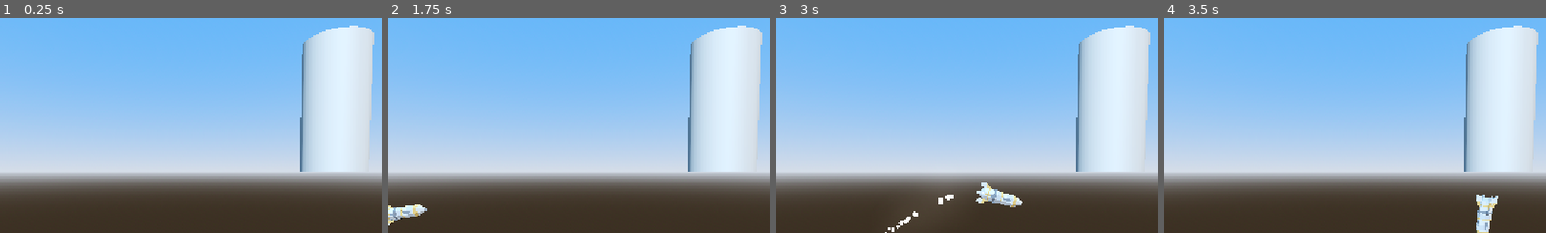
Above: before the commit, frames 1-4 (left to right).
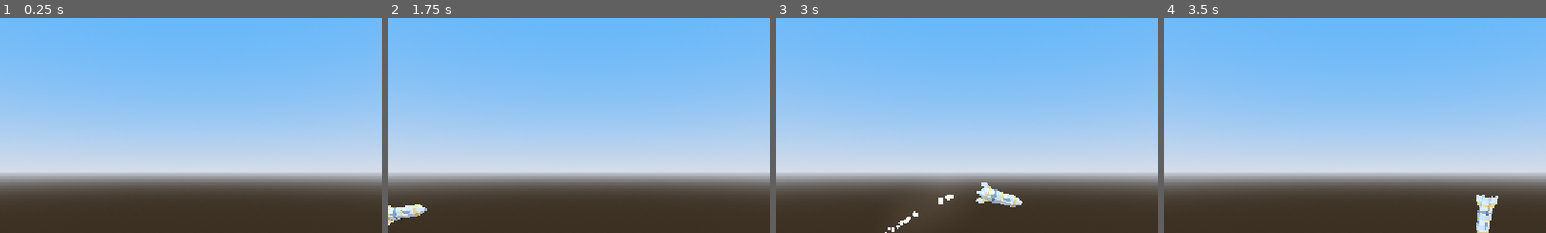
Above: after the commit, the same moments.

Repository: CharlExMachina/godot-3d-project-boost
Game: Godot game, scene res://level/level.tscn
Two runs of this game, one before a commit and one after it. Both use one fixed random seed, a clock stepped at 60 frames per second and the inputs below.
Inputs:
- Up to frame 1 (0.25 s): no input
- Up to frame 2 (1.75 s): tap Enter at 0.5 s; hold D (rotate_right) 0.53-1.28 s; hold Space (boost) 0.53-1.28 s; hold A (rotate_left) from 1.28 s (still down); tap Space (boost) at 1.35 s
- Up to frame 3 (3 s): release A (rotate_left) at 2.03 s; hold Space (boost) 2.03-2.78 s; hold D (rotate_right) from 2.03 s (still down); tap Space (boost) at 2.85 s
- Up to frame 4 (3.5 s): keep holding D (rotate_right)
The pictures show only the part of the screen within x 24-74%, y 10-60%; the shares and areas given below are measured in that part.

The runs differ from the first frame. In frame 1, 10% of the frame differs, in the area x 78-98%, y 3-72%; in frame 2, 10%; in frame 3, 10%; in frame 4, 10%, in the area x 78-98%, y 3-84%.

Commit message:
Add terrain assets

Diff:
--- a/level/level.tscn
+++ b/level/level.tscn
@@ -25,10 +25,6 @@
 
 [sub_resource type="StandardMaterial3D" id="StandardMaterial3D_5xgho"]
 albedo_color = Color(0.314692, 0.0898623, 0.030847, 1)
-
-[sub_resource type="CylinderMesh" id="CylinderMesh_5gx2l"]
-
-[sub_resource type="CylinderShape3D" id="CylinderShape3D_5gx2l"]
 
 [node name="Level" type="Node3D"]
 
@@ -64,12 +60,3 @@
 
 [node name="Player" parent="." instance=ExtResource("1_u52ul")]
 transform = Transform3D(1, 0, 0, 0, 1, 0, 0, 0, 1, -12.8796, 1.5, 0)
-
-[node name="MeshInstance3D" type="MeshInstance3D" parent="." groups=["Hazard"]]
-transform = Transform3D(2.73712, 0, 0, 0, 2.73712, 0, 0, 0, 2.73712, 5.76768, 10.1271, 0)
-mesh = SubResource("CylinderMesh_5gx2l")
-
-[node name="StaticBody3D" type="StaticBody3D" parent="MeshInstance3D" groups=["Hazard"]]
-
-[node name="CollisionShape3D" type="CollisionShape3D" parent="MeshInstance3D/StaticBody3D"]
-shape = SubResource("CylinderShape3D_5gx2l")
--- a/ship_black_material.tres
+++ /dev/null
@@ -1,4 +0,0 @@
-[gd_resource type="StandardMaterial3D" format=3 uid="uid://betgcjhvvvey"]
-
-[resource]
-albedo_color = Color(0.309043, 0.309043, 0.309043, 1)
--- a/ship_orange_material.tres
+++ /dev/null
@@ -1,4 +0,0 @@
-[gd_resource type="StandardMaterial3D" format=3 uid="uid://dl5m4ph82uplw"]
-
-[resource]
-albedo_color = Color(0.597174, 0.516159, 0.179708, 1)
--- a/ship_red_material.tres
+++ /dev/null
@@ -1,4 +0,0 @@
-[gd_resource type="StandardMaterial3D" format=3 uid="uid://bnubiwtkpn3vv"]
-
-[resource]
-albedo_color = Color(0.698867, 0.339834, 0.294627, 1)
--- a/ship_white_material.tres
+++ /dev/null
@@ -1,4 +0,0 @@
-[gd_resource type="StandardMaterial3D" format=3 uid="uid://datungp0vjhug"]
-
-[resource]
-albedo_color = Color(0.727115, 0.727115, 0.727115, 1)
Not shown: 1 places in level/level.tscn that only renumber resources
Binary file added: level/models/terrain/terrain.glb
Not shown, added: level/models/terrain/terrain.glb.import
Binary file added: level/models/terrain/terrain_ramp.glb
Not shown, added: level/models/terrain/terrain_ramp.glb.import
Binary file added: level/models/terrain/terrain_rampLarge.glb
Not shown, added: level/models/terrain/terrain_rampLarge.glb.import
Binary file added: level/models/terrain/terrain_rampLarge_detailed.glb
Not shown, added: level/models/terrain/terrain_rampLarge_detailed.glb.import
Binary file added: level/models/terrain/terrain_roadCorner.glb
Not shown, added: level/models/terrain/terrain_roadCorner.glb.import
Binary file added: level/models/terrain/terrain_roadCross.glb
(and 17 more such lines)
